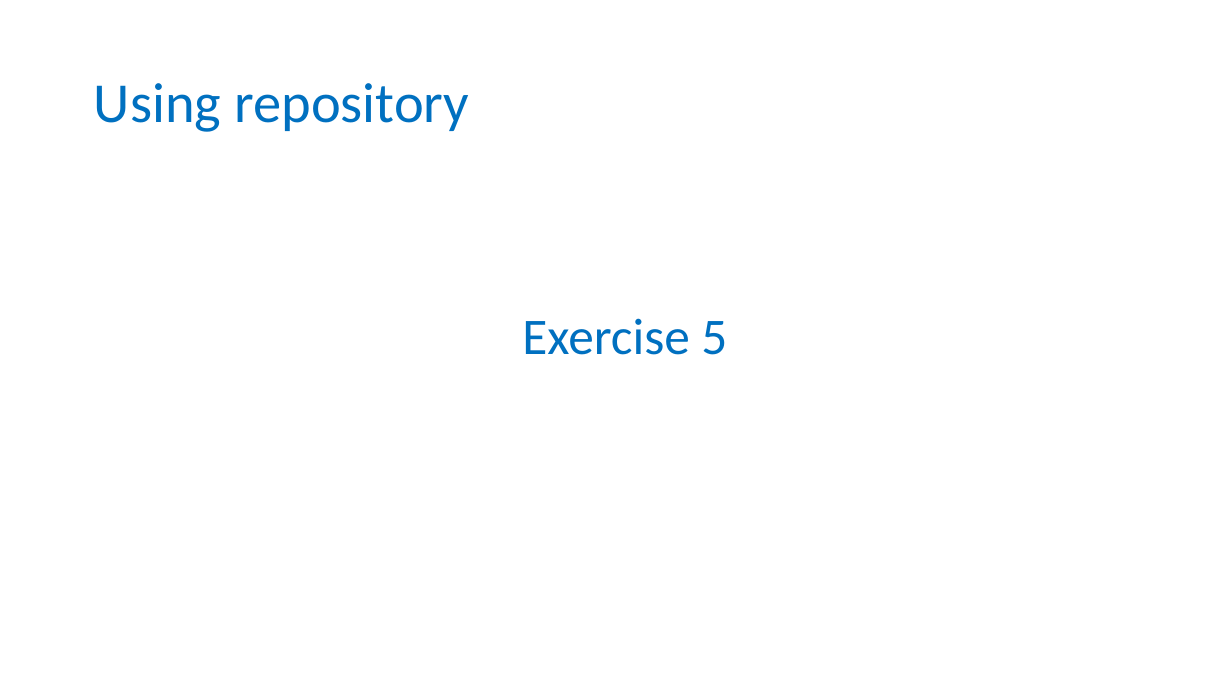
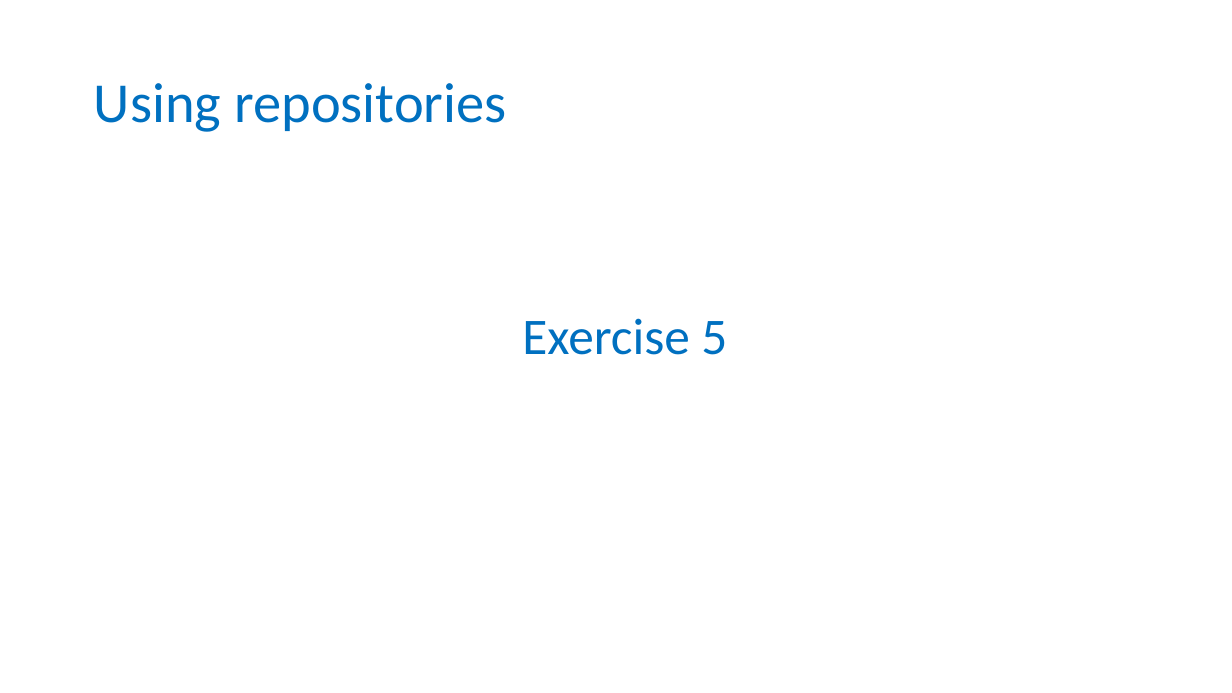
Before and after one commit to tobyhodges/probable-enigma, a slide deck: slide 22 of instructors/04-Public_repositories.pptx. Drawn at 1232x693 pixels with LibreOffice and Linux fonts; fonts in the diff are those of the drawing; background and template pictures are left out. Boxes give left, top, right and bottom in pixels: in the first picture for what was removed or moved away, otherwise in the second. Text is boxed around its words. In the diff, an @@ line names an element or a change of style, - is before the commit and + after.

```diff
--- a/instructors/04-Public_repositories.pptx
+++ b/instructors/04-Public_repositories.pptx
@@ title at [94, 83, 507, 132]: text changed @@
-Using repository
+Using repositories
```
Also in this commit, not shown: 5 other slides changed, 1 slide removed, 4 other files.
